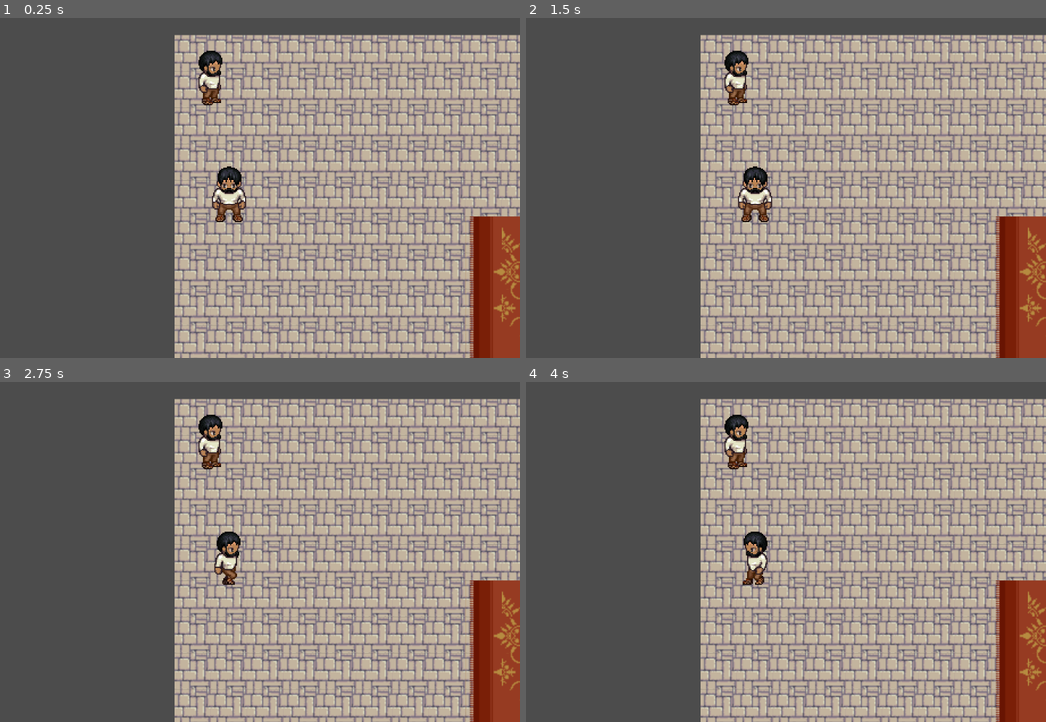
Above: before the commit, frames 1-4 (two rows, left to right).
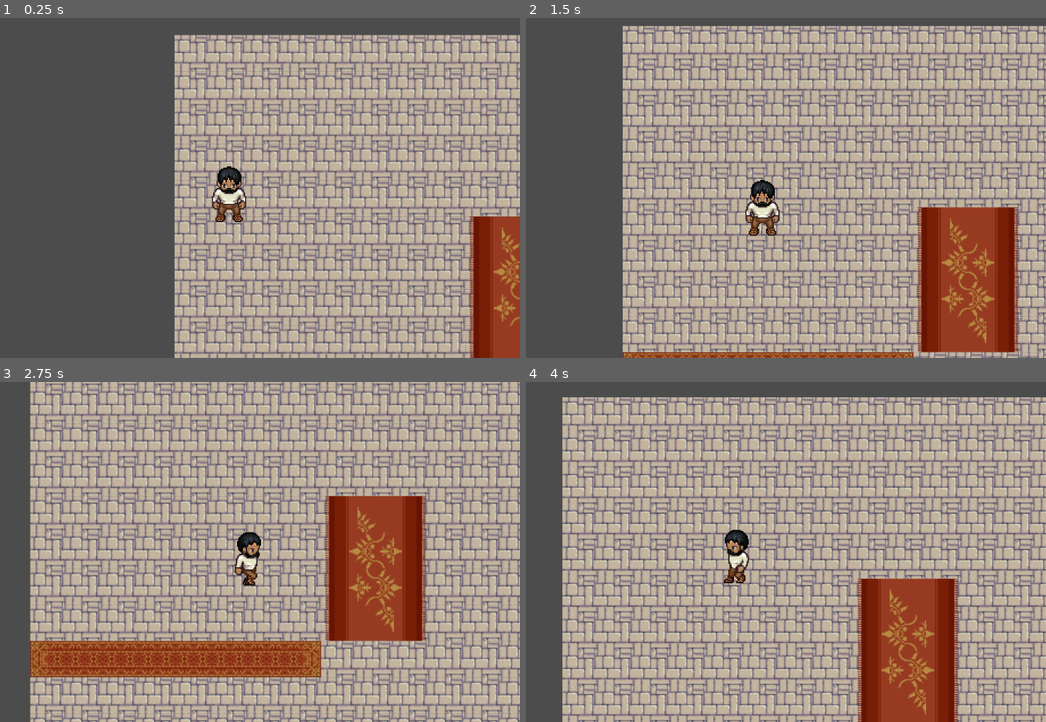
Above: after the commit, the same moments.

Repository: eomerdws/PhilipposPracticum
Game: Godot game, scene res://Levels/Library/Library.tscn
Two runs of this game, one before a commit and one after it. Both use one fixed random seed, a clock stepped at 60 frames per second and the inputs below.
Inputs:
- Up to frame 1 (0.25 s): no input
- Up to frame 2 (1.5 s): tap Enter at 0.5 s; hold D (right) 0.53-1.28 s; hold S (down) from 1.28 s (still down)
- Up to frame 3 (2.75 s): release S (down) at 2.03 s; hold D (right) from 2.03 s (still down)
- Up to frame 4 (4 s): release D (right) at 2.78 s; hold W (up) 2.78-3.53 s; hold A (left) from 3.53 s (still down)

The runs differ from the first frame. In frame 1, 0.6% of the frame differs, in the area x 38-43%, y 9-26%; in frame 2, 56%; in frame 3, 71%, in the area x 5-100%, y 0-100%; in frame 4, 66%.

Commit message:
Cleaned up my weird problem with the AnimatedSprite not moving and aside made it less complicated

Diff:
--- a/game/Actors/Phillppos/Asleep.tscn
+++ b/game/Actors/Phillppos/Asleep.tres
@@ -1,320 +1,320 @@
-[gd_scene load_steps=81 format=2]
-
-[ext_resource path="res://assets/actors/Philippos_dream.png" type="Texture" id=2]
+[gd_resource type="SpriteFrames" load_steps=80 format=2]
+
+[ext_resource path="res://assets/actors/Philippos_dream.png" type="Texture" id=1]
 
 [sub_resource type="AtlasTexture" id=42]
-atlas = ExtResource( 2 )
+atlas = ExtResource( 1 )
 region = Rect2( 0, 384, 64, 64 )
 
 [sub_resource type="AtlasTexture" id=43]
-atlas = ExtResource( 2 )
+atlas = ExtResource( 1 )
 region = Rect2( 64, 384, 64, 64 )
 
 [sub_resource type="AtlasTexture" id=44]
-atlas = ExtResource( 2 )
+atlas = ExtResource( 1 )
 region = Rect2( 128, 384, 64, 64 )
 
 [sub_resource type="AtlasTexture" id=84]
-atlas = ExtResource( 2 )
+atlas = ExtResource( 1 )
 region = Rect2( 0, 704, 64, 64 )
 
 [sub_resource type="AtlasTexture" id=85]
-atlas = ExtResource( 2 )
+atlas = ExtResource( 1 )
 region = Rect2( 64, 704, 64, 64 )
 
 [sub_resource type="AtlasTexture" id=86]
-atlas = ExtResource( 2 )
+atlas = ExtResource( 1 )
 region = Rect2( 128, 704, 64, 64 )
 
 [sub_resource type="AtlasTexture" id=87]
-atlas = ExtResource( 2 )
+atlas = ExtResource( 1 )
 region = Rect2( 192, 704, 64, 64 )
 
 [sub_resource type="AtlasTexture" id=88]
-atlas = ExtResource( 2 )
+atlas = ExtResource( 1 )
 region = Rect2( 256, 704, 64, 64 )
 
 [sub_resource type="AtlasTexture" id=89]
-atlas = ExtResource( 2 )
+atlas = ExtResource( 1 )
 region = Rect2( 320, 704, 64, 64 )
 
 [sub_resource type="AtlasTexture" id=90]
-atlas = ExtResource( 2 )
+atlas = ExtResource( 1 )
 region = Rect2( 384, 704, 64, 64 )
 
 [sub_resource type="AtlasTexture" id=91]
-atlas = ExtResource( 2 )
+atlas = ExtResource( 1 )
 region = Rect2( 448, 704, 64, 64 )
 
 [sub_resource type="AtlasTexture" id=92]
-atlas = ExtResource( 2 )
+atlas = ExtResource( 1 )
 region = Rect2( 512, 704, 64, 64 )
 
 [sub_resource type="AtlasTexture" id=45]
-atlas = ExtResource( 2 )
+atlas = ExtResource( 1 )
 region = Rect2( 0, 384, 64, 64 )
 
 [sub_resource type="AtlasTexture" id=46]
-atlas = ExtResource( 2 )
+atlas = ExtResource( 1 )
 region = Rect2( 64, 384, 64, 64 )
 
 [sub_resource type="AtlasTexture" id=47]
-atlas = ExtResource( 2 )
+atlas = ExtResource( 1 )
 region = Rect2( 128, 384, 64, 64 )
 
 [sub_resource type="AtlasTexture" id=48]
-atlas = ExtResource( 2 )
+atlas = ExtResource( 1 )
 region = Rect2( 192, 384, 64, 64 )
 
 [sub_resource type="AtlasTexture" id=49]
-atlas = ExtResource( 2 )
+atlas = ExtResource( 1 )
 region = Rect2( 256, 384, 64, 64 )
 
 [sub_resource type="AtlasTexture" id=50]
-atlas = ExtResource( 2 )
+atlas = ExtResource( 1 )
 region = Rect2( 320, 384, 64, 64 )
 
 [sub_resource type="AtlasTexture" id=51]
-atlas = ExtResource( 2 )
+atlas = ExtResource( 1 )
 region = Rect2( 384, 384, 64, 64 )
 
 [sub_resource type="AtlasTexture" id=52]
-atlas = ExtResource( 2 )
+atlas = ExtResource( 1 )
 region = Rect2( 448, 384, 64, 64 )
 
 [sub_resource type="AtlasTexture" id=53]
-atlas = ExtResource( 2 )
+atlas = ExtResource( 1 )
 region = Rect2( 0, 320, 64, 64 )
 
 [sub_resource type="AtlasTexture" id=54]
-atlas = ExtResource( 2 )
+atlas = ExtResource( 1 )
 region = Rect2( 64, 320, 64, 64 )
 
 [sub_resource type="AtlasTexture" id=55]
-atlas = ExtResource( 2 )
+atlas = ExtResource( 1 )
 region = Rect2( 128, 320, 64, 64 )
 
 [sub_resource type="AtlasTexture" id=56]
-atlas = ExtResource( 2 )
+atlas = ExtResource( 1 )
 region = Rect2( 192, 320, 64, 64 )
 
 [sub_resource type="AtlasTexture" id=57]
-atlas = ExtResource( 2 )
+atlas = ExtResource( 1 )
 region = Rect2( 256, 320, 64, 64 )
 
 [sub_resource type="AtlasTexture" id=58]
-atlas = ExtResource( 2 )
+atlas = ExtResource( 1 )
 region = Rect2( 320, 320, 64, 64 )
 
 [sub_resource type="AtlasTexture" id=59]
-atlas = ExtResource( 2 )
+atlas = ExtResource( 1 )
 region = Rect2( 384, 320, 64, 64 )
 
 [sub_resource type="AtlasTexture" id=60]
-atlas = ExtResource( 2 )
+atlas = ExtResource( 1 )
 region = Rect2( 448, 320, 64, 64 )
 
 [sub_resource type="AtlasTexture" id=93]
-atlas = ExtResource( 2 )
+atlas = ExtResource( 1 )
 region = Rect2( 0, 512, 64, 64 )
 
 [sub_resource type="AtlasTexture" id=94]
-atlas = ExtResource( 2 )
+atlas = ExtResource( 1 )
 region = Rect2( 64, 512, 64, 64 )
 
 [sub_resource type="AtlasTexture" id=95]
-atlas = ExtResource( 2 )
+atlas = ExtResource( 1 )
 region = Rect2( 128, 512, 64, 64 )
 
 [sub_resource type="AtlasTexture" id=96]
-atlas = ExtResource( 2 )
+atlas = ExtResource( 1 )
 region = Rect2( 192, 512, 64, 64 )
 
 [sub_resource type="AtlasTexture" id=97]
-atlas = ExtResource( 2 )
+atlas = ExtResource( 1 )
 region = Rect2( 256, 512, 64, 64 )
 
 [sub_resource type="AtlasTexture" id=98]
-atlas = ExtResource( 2 )
+atlas = ExtResource( 1 )
 region = Rect2( 320, 512, 64, 64 )
 
 [sub_resource type="AtlasTexture" id=99]
-atlas = ExtResource( 2 )
+atlas = ExtResource( 1 )
 region = Rect2( 384, 512, 64, 64 )
 
 [sub_resource type="AtlasTexture" id=100]
-atlas = ExtResource( 2 )
+atlas = ExtResource( 1 )
 region = Rect2( 448, 512, 64, 64 )
 
 [sub_resource type="AtlasTexture" id=101]
-atlas = ExtResource( 2 )
+atlas = ExtResource( 1 )
 region = Rect2( 512, 512, 64, 64 )
 
 [sub_resource type="AtlasTexture" id=102]
-atlas = ExtResource( 2 )
+atlas = ExtResource( 1 )
 region = Rect2( 0, 576, 64, 64 )
 
 [sub_resource type="AtlasTexture" id=103]
-atlas = ExtResource( 2 )
+atlas = ExtResource( 1 )
 region = Rect2( 64, 576, 64, 64 )
 
 [sub_resource type="AtlasTexture" id=104]
-atlas = ExtResource( 2 )
+atlas = ExtResource( 1 )
 region = Rect2( 128, 576, 64, 64 )
 
 [sub_resource type="AtlasTexture" id=105]
-atlas = ExtResource( 2 )
+atlas = ExtResource( 1 )
 region = Rect2( 192, 576, 64, 64 )
 
 [sub_resource type="AtlasTexture" id=106]
-atlas = ExtResource( 2 )
+atlas = ExtResource( 1 )
 region = Rect2( 256, 576, 64, 64 )
 
 [sub_resource type="AtlasTexture" id=107]
-atlas = ExtResource( 2 )
+atlas = ExtResource( 1 )
 region = Rect2( 320, 576, 64, 64 )
 
 [sub_resource type="AtlasTexture" id=108]
-atlas = ExtResource( 2 )
+atlas = ExtResource( 1 )
 region = Rect2( 384, 576, 64, 64 )
 
 [sub_resource type="AtlasTexture" id=109]
-atlas = ExtResource( 2 )
+atlas = ExtResource( 1 )
 region = Rect2( 448, 576, 64, 64 )
 
 [sub_resource type="AtlasTexture" id=110]
-atlas = ExtResource( 2 )
+atlas = ExtResource( 1 )
 region = Rect2( 512, 576, 64, 64 )
 
 [sub_resource type="AtlasTexture" id=61]
-atlas = ExtResource( 2 )
+atlas = ExtResource( 1 )
 region = Rect2( 320, 192, 64, 64 )
 
 [sub_resource type="AtlasTexture" id=62]
-atlas = ExtResource( 2 )
+atlas = ExtResource( 1 )
 region = Rect2( 0, 448, 64, 64 )
 
 [sub_resource type="AtlasTexture" id=63]
-atlas = ExtResource( 2 )
+atlas = ExtResource( 1 )
 region = Rect2( 64, 448, 64, 64 )
 
 [sub_resource type="AtlasTexture" id=64]
-atlas = ExtResource( 2 )
+atlas = ExtResource( 1 )
 region = Rect2( 128, 448, 64, 64 )
 
 [sub_resource type="AtlasTexture" id=65]
-atlas = ExtResource( 2 )
+atlas = ExtResource( 1 )
 region = Rect2( 192, 448, 64, 64 )
 
 [sub_resource type="AtlasTexture" id=66]
-atlas = ExtResource( 2 )
+atlas = ExtResource( 1 )
 region = Rect2( 256, 448, 64, 64 )
 
 [sub_resource type="AtlasTexture" id=67]
-atlas = ExtResource( 2 )
+atlas = ExtResource( 1 )
 region = Rect2( 320, 448, 64, 64 )
 
 [sub_resource type="AtlasTexture" id=68]
-atlas = ExtResource( 2 )
+atlas = ExtResource( 1 )
 region = Rect2( 384, 448, 64, 64 )
 
 [sub_resource type="AtlasTexture" id=69]
-atlas = ExtResource( 2 )
+atlas = ExtResource( 1 )
 region = Rect2( 448, 448, 64, 64 )
 
 [sub_resource type="AtlasTexture" id=70]
-atlas = ExtResource( 2 )
+atlas = ExtResource( 1 )
 region = Rect2( 0, 256, 64, 64 )
 
 [sub_resource type="AtlasTexture" id=71]
-atlas = ExtResource( 2 )
+atlas = ExtResource( 1 )
 region = Rect2( 64, 256, 64, 64 )
 
 [sub_resource type="AtlasTexture" id=72]
-atlas = ExtResource( 2 )
+atlas = ExtResource( 1 )
 region = Rect2( 128, 256, 64, 64 )
 
 [sub_resource type="AtlasTexture" id=73]
-atlas = ExtResource( 2 )
+atlas = ExtResource( 1 )
 region = Rect2( 192, 256, 64, 64 )
 
 [sub_resource type="AtlasTexture" id=74]
-atlas = ExtResource( 2 )
+atlas = ExtResource( 1 )
 region = Rect2( 256, 256, 64, 64 )
 
 [sub_resource type="AtlasTexture" id=75]
-atlas = ExtResource( 2 )
+atlas = ExtResource( 1 )
 region = Rect2( 320, 256, 64, 64 )
 
 [sub_resource type="AtlasTexture" id=76]
-atlas = ExtResource( 2 )
+atlas = ExtResource( 1 )
 region = Rect2( 384, 256, 64, 64 )
 
 [sub_resource type="AtlasTexture" id=77]
-atlas = ExtResource( 2 )
+atlas = ExtResource( 1 )
 region = Rect2( 448, 256, 64, 64 )
 
 [sub_resource type="AtlasTexture" id=78]
-atlas = ExtResource( 2 )
+atlas = ExtResource( 1 )
 region = Rect2( 0, 1280, 64, 64 )
 
 [sub_resource type="AtlasTexture" id=79]
-atlas = ExtResource( 2 )
+atlas = ExtResource( 1 )
 region = Rect2( 64, 1280, 64, 64 )
 
 [sub_resource type="AtlasTexture" id=80]
-atlas = ExtResource( 2 )
+atlas = ExtResource( 1 )
 region = Rect2( 128, 1280, 64, 64 )
 
 [sub_resource type="AtlasTexture" id=81]
-atlas = ExtResource( 2 )
+atlas = ExtResource( 1 )
 region = Rect2( 192, 1280, 64, 64 )
 
 [sub_resource type="AtlasTexture" id=82]
-atlas = ExtResource( 2 )
+atlas = ExtResource( 1 )
 region = Rect2( 256, 1280, 64, 64 )
 
 [sub_resource type="AtlasTexture" id=83]
-atlas = ExtResource( 2 )
+atlas = ExtResource( 1 )
 region = Rect2( 320, 1280, 64, 64 )
 
 [sub_resource type="AtlasTexture" id=111]
-atlas = ExtResource( 2 )
+atlas = ExtResource( 1 )
 region = Rect2( 0, 640, 64, 64 )
 
 [sub_resource type="AtlasTexture" id=112]
-atlas = ExtResource( 2 )
+atlas = ExtResource( 1 )
 region = Rect2( 64, 640, 64, 64 )
 
 [sub_resource type="AtlasTexture" id=113]
-atlas = ExtResource( 2 )
+atlas = ExtResource( 1 )
 region = Rect2( 128, 640, 64, 64 )
 
 [sub_resource type="AtlasTexture" id=114]
-atlas = ExtResource( 2 )
+atlas = ExtResource( 1 )
 region = Rect2( 192, 640, 64, 64 )
 
 [sub_resource type="AtlasTexture" id=115]
-atlas = ExtResource( 2 )
+atlas = ExtResource( 1 )
 region = Rect2( 256, 640, 64, 64 )
 
 [sub_resource type="AtlasTexture" id=116]
-atlas = ExtResource( 2 )
+atlas = ExtResource( 1 )
 region = Rect2( 320, 640, 64, 64 )
 
 [sub_resource type="AtlasTexture" id=117]
-atlas = ExtResource( 2 )
+atlas = ExtResource( 1 )
 region = Rect2( 384, 640, 64, 64 )
 
 [sub_resource type="AtlasTexture" id=118]
-atlas = ExtResource( 2 )
+atlas = ExtResource( 1 )
 region = Rect2( 448, 640, 64, 64 )
 
 [sub_resource type="AtlasTexture" id=119]
-atlas = ExtResource( 2 )
+atlas = ExtResource( 1 )
 region = Rect2( 512, 640, 64, 64 )
 
-[sub_resource type="SpriteFrames" id=1]
+[resource]
 animations = [ {
 "frames": [ SubResource( 42 ), SubResource( 43 ), SubResource( 44 ), SubResource( 43 ), SubResource( 42 ) ],
 "loop": true,
@@ -366,9 +366,3 @@
 "name": "walk_down",
 "speed": 5.0
 } ]
-
-[node name="Asleep" type="AnimatedSprite"]
-frames = SubResource( 1 )
-animation = "walk_up"
-frame = 4
-playing = true
--- a/game/Actors/Phillppos/Awake.tscn
+++ b/game/Actors/Phillppos/Awake.tres
@@ -1,4 +1,4 @@
-[gd_scene load_steps=81 format=2]
+[gd_resource type="SpriteFrames" load_steps=80 format=2]
 
 [ext_resource path="res://assets/actors/Philippos_awake.png" type="Texture" id=1]
 
@@ -314,7 +314,7 @@
 atlas = ExtResource( 1 )
 region = Rect2( 512, 640, 64, 64 )
 
-[sub_resource type="SpriteFrames" id=1]
+[resource]
 animations = [ {
 "frames": [ SubResource( 2 ), SubResource( 3 ), SubResource( 4 ), SubResource( 5 ) ],
 "loop": true,
@@ -366,7 +366,3 @@
 "name": "walk_down",
 "speed": 5.0
 } ]
-
-[node name="Awake" type="AnimatedSprite"]
-frames = SubResource( 1 )
-animation = "trust_right"
--- a/game/Actors/Phillppos/Philippos.gd
+++ b/game/Actors/Phillppos/Philippos.gd
@@ -2,9 +2,9 @@
 
 
 export(int) var speed: int = 100
-onready var animated_sprites_to_load: Dictionary = {
-	"awake": preload("res://Actors/Phillppos/Awake.tscn").instance(),
-	"asleep": preload("res://Actors/Phillppos/Asleep.tscn").instance()
+var animated_sprites_to_load: Dictionary = {
+	"awake": load("res://Actors/Phillppos/Awake.tres"),
+	"asleep": load("res://Actors/Phillppos/Asleep.tres")
 }
 
 var animated_sprites: Dictionary
@@ -14,45 +14,32 @@
 
 
 func _ready() -> void:
-	$Sprite.add_child(animated_sprites_to_load[current_status])
-	_reload_animated_sprites()
-
+	$Sprite.frames = animated_sprites_to_load[current_status]
 
 func _physics_process(delta: float) -> void:
 	_motion = Vector2.ZERO
 
 	if Input.is_action_pressed("left"):
 		_motion.x -= 1
-		animated_sprites[current_status].play("walk_left")
+		$Sprite.play("walk_left")
 	elif Input.is_action_pressed("right"):
 		_motion.x += 1
-		animated_sprites[current_status].play("walk_right")
+		$Sprite.play("walk_right")
 	else:
 		_motion.x = 0
 
 
 	if Input.is_action_pressed("up"):
 		_motion.y -= 1
-		animated_sprites[current_status].play("walk_up")
+		$Sprite.play("walk_up")
 	elif Input.is_action_pressed("down"):
 		_motion.y += 1
-		animated_sprites[current_status].play("walk_down")
+		$Sprite.play("walk_down")
 	else:
 		_motion.y = 0
 
 	if _motion == Vector2.ZERO:
-		animated_sprites[current_status].play("idle")
+		$Sprite.play("idle")
+		$Sprite.stop()
 
 	move_and_slide(_motion.normalized() * speed)
-	animated_sprites[current_status].position = position # This is the weirdest thing I have seen ever. I don't know why the animated sprite is not changing position with it's parent
-
-
-func _reload_animated_sprites() -> void:
-	animated_sprites.clear()
-	animated_sprites = {
-		"awake": $Sprite/Awake,
-		"asleep": $Sprite/Asleep
-	}
-
-	#Weird crap
-	animated_sprites[current_status].position = position
--- a/game/Actors/Phillppos/Philippos.tscn
+++ b/game/Actors/Phillppos/Philippos.tscn
@@ -1,6 +1,6 @@
 [gd_scene load_steps=4 format=2]
 
-[ext_resource path="res://Actors/Phillppos/Awake.tscn" type="PackedScene" id=1]
+[ext_resource path="res://Actors/Phillppos/Awake.tres" type="SpriteFrames" id=1]
 [ext_resource path="res://Actors/Phillppos/Philippos.gd" type="Script" id=2]
 
 [sub_resource type="CapsuleShape2D" id=80]
@@ -9,12 +9,11 @@
 
 [node name="Philippos" type="KinematicBody2D"]
 collision_mask = 0
-motion/sync_to_physics = true
 script = ExtResource( 2 )
 
-[node name="Sprite" type="Node" parent="."]
-
-[node name="Awake" parent="Sprite" instance=ExtResource( 1 )]
+[node name="Sprite" type="AnimatedSprite" parent="."]
+frames = ExtResource( 1 )
+animation = "trust_right"
 
 [node name="CollisionShape2D" type="CollisionShape2D" parent="."]
 position = Vector2( 0, 5 )
